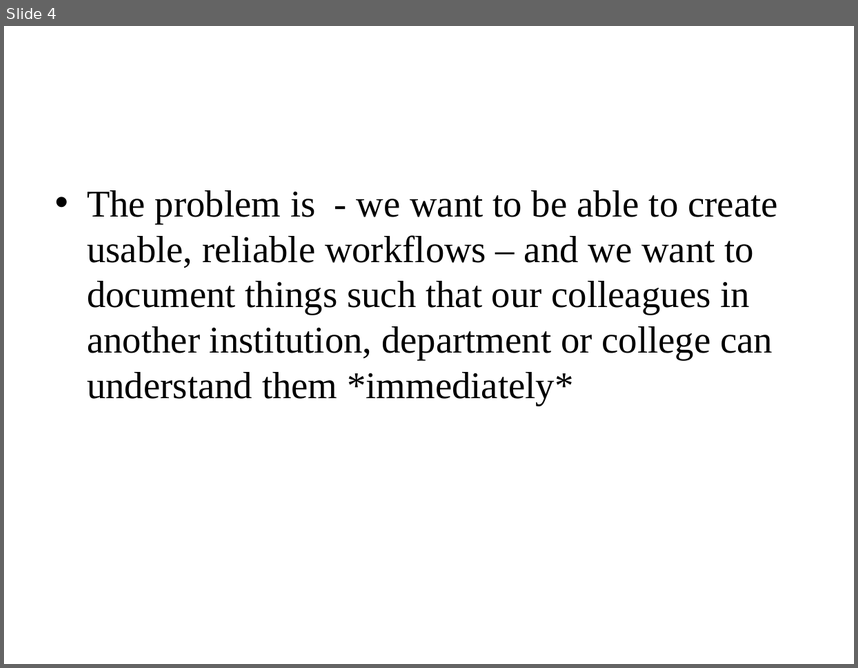
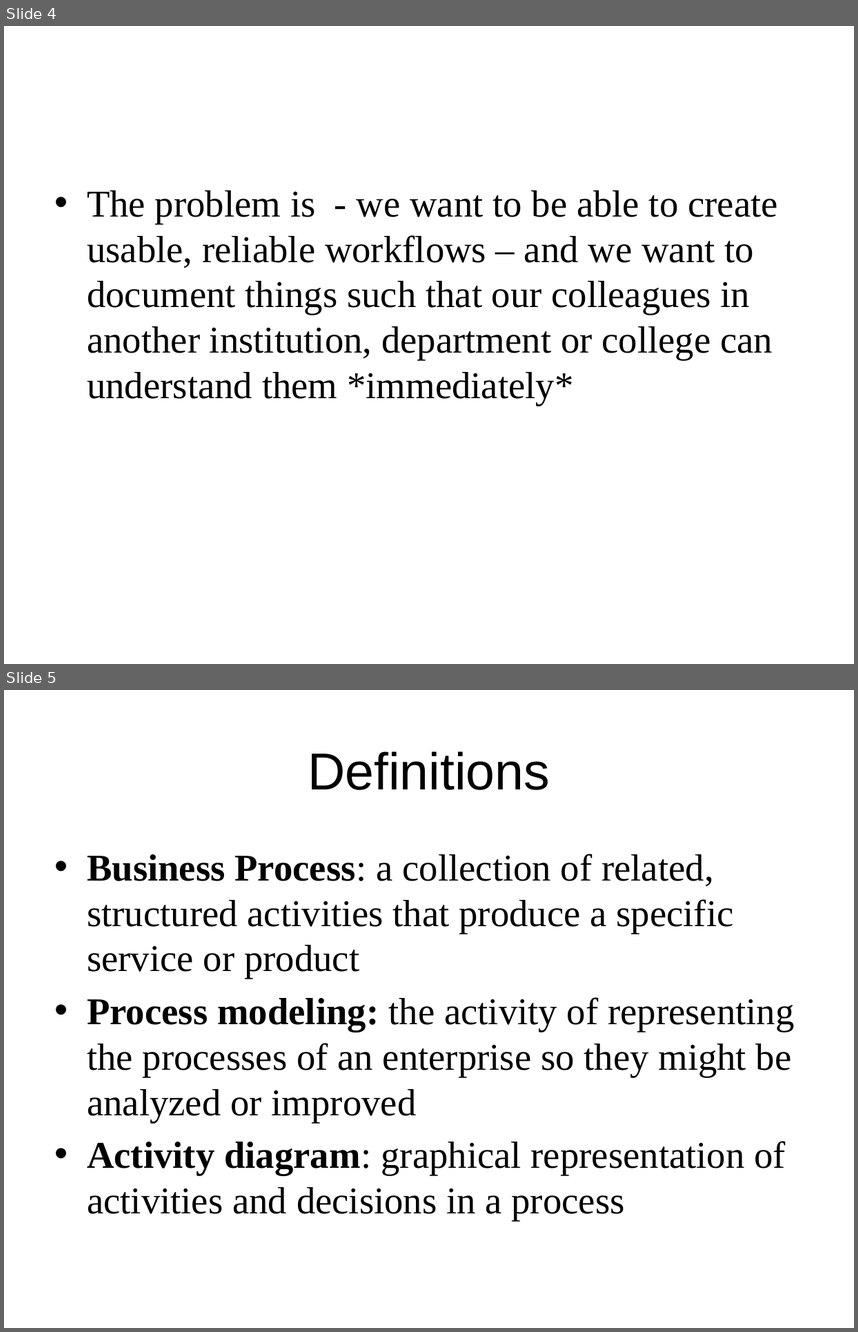
Before and after one commit to DataCurationWorkshop/HongKongCurationWorkshop, a slide deck: Day_3/Lab/Day_3_SystemsAnalysisForDataCuration.pptx. Shown one above the other, each under a label of ours: slide 4 before the commit, slides 4 and 5 after it. The pictures are 858x668 and 858x1332 pixels, drawn with LibreOffice and Linux fonts; fonts in the diff are those of the drawing; background and template pictures are left out. Boxes give left, top, right and bottom in pixels: in the first picture for what was removed or moved away, otherwise in the second. Text is boxed around its words. In the diff, an @@ line names an element or a change of style, - is before the commit and + after.

```diff
--- a/Day_3/Lab/Day_3_SystemsAnalysisForDataCuration.pptx
+++ b/Day_3/Lab/Day_3_SystemsAnalysisForDataCuration.pptx
@@ slide 5 added at (4, 690, 854, 1328), background #FFFFFF @@
@@ title added at (308, 751, 550, 790), 44 pt, text #000000 @@
+Definitions
@@ text added at (87, 854, 795, 1221), 32 pt, text #000000 @@
+• Business Process: a collection of related, structured activities that produce a specific service or product
+• Process modeling: the activity of representing the processes of an enterprise so they might be analyzed or improved
+• Activity diagram: graphical representation of activities and decisions in a process
```
Also in this commit, not shown: 9 other slides added, 11 other files.
